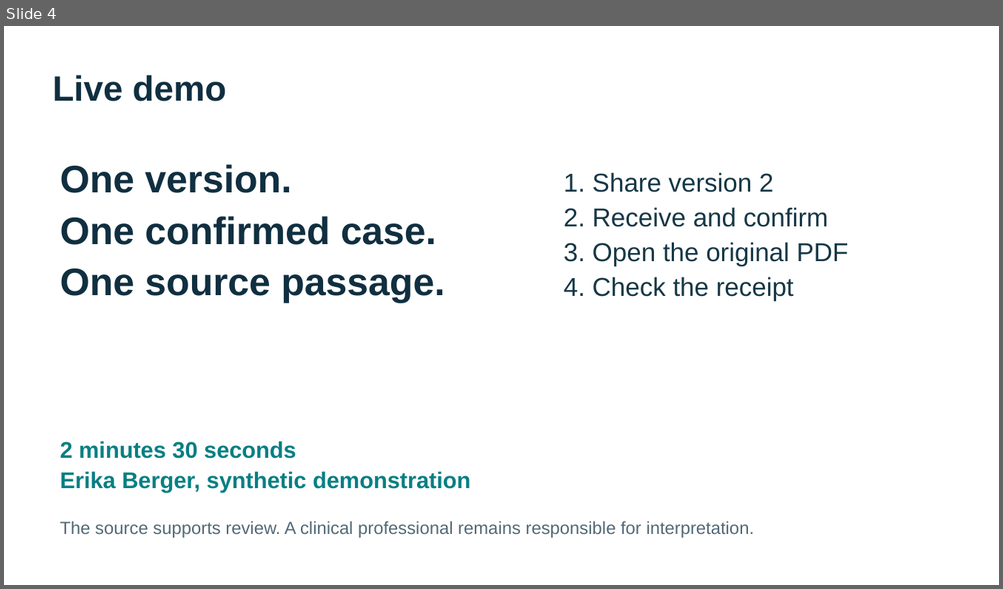
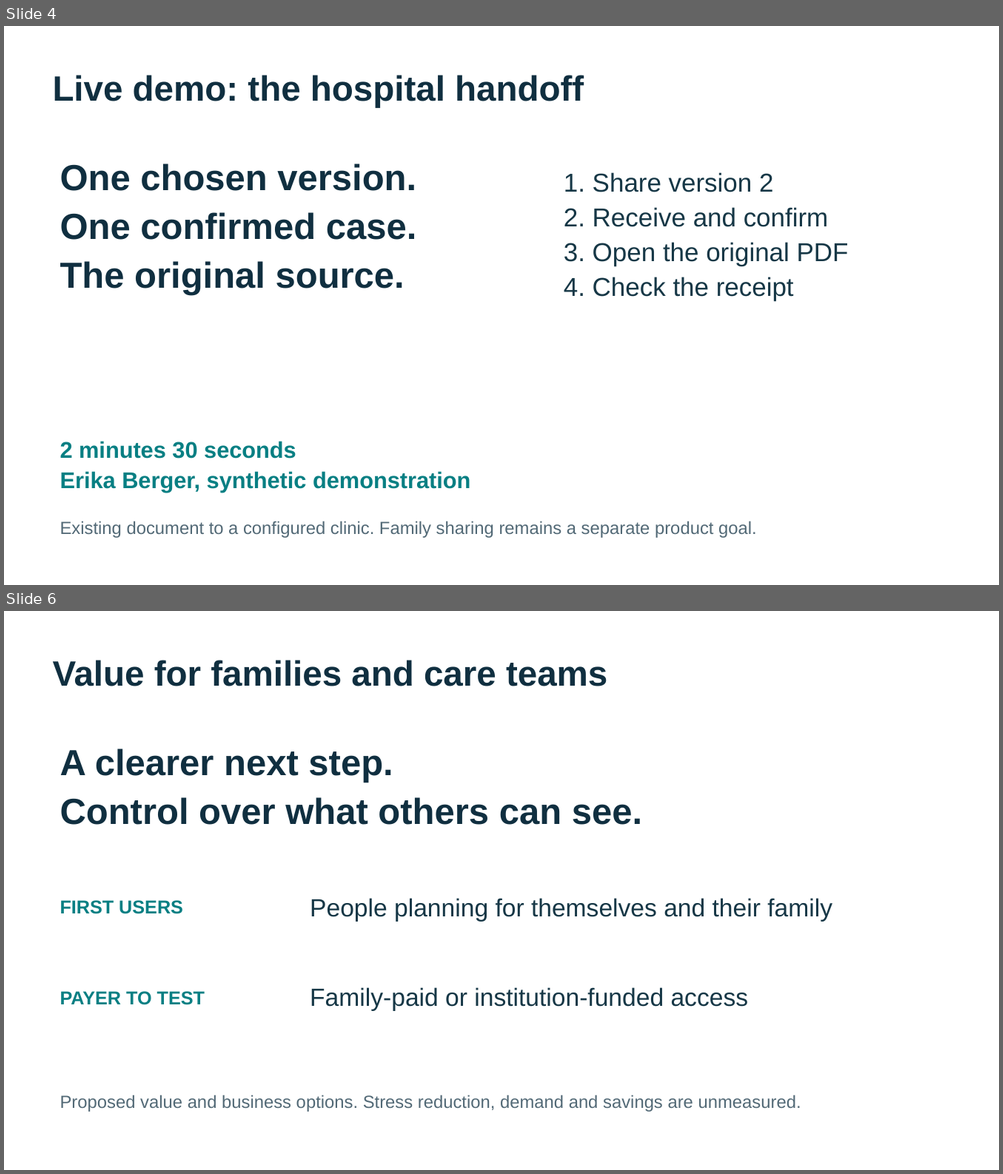
Before and after one commit to DucAnh0075/leuphana_hackathon, a slide deck: docs/pitch/Vorsorge-pitch.pptx. Shown one above the other, each under a label of ours: slide 4 before the commit, slides 4 and 6 after it; the slides between them are not shown. The pictures are 1003x589 and 1003x1174 pixels, drawn with LibreOffice and Linux fonts; fonts in the diff are those of the drawing. Boxes give left, top, right and bottom in pixels: in the first picture for what was removed or moved away, otherwise in the second. Text is boxed around its words. In the diff, an @@ line names an element or a change of style, - is before the commit and + after.

```diff
--- a/docs/pitch/Vorsorge-pitch.pptx
+++ b/docs/pitch/Vorsorge-pitch.pptx
@@ slide 6 added at <box>4,611,999,1170</box>, background #FFFFFF @@
@@ text added at <box>53,660,607,686</box>, 34 pt, text #102F40, bold @@
+Value for families and care teams
@@ text added at <box>60,749,642,825</box>, 35 pt, text #102F40, bold @@
+A clearer next step.
+Control over what others can see.
@@ text added at <box>310,898,832,922</box>, 24 pt, text #163746 @@
+People planning for themselves and their family
@@ text added at <box>60,900,183,914</box>, 18 pt, text #087F83, bold @@
+FIRST USERS
@@ text added at <box>310,988,748,1011</box>, 24 pt, text #163746 @@
+Family-paid or institution-funded access
@@ text added at <box>60,991,205,1005</box>, 18 pt, text #087F83, bold @@
+PAYER TO TEST
@@ text added at <box>60,1095,801,1112</box>, 17 pt, text #526976 @@
+Proposed value and business options. Stress reduction, demand and savings are unmeasured.
@@ slide 4 changed as well @@
@@ text at <box>53,75,583,108</box>: text changed @@
-Live demo
+Live demo: the hospital handoff
@@ text at <box>60,164,416,191</box>: text changed; size 37 to 35 pt @@
-One version.
+One chosen version.
@@ text at <box>60,212,417,240</box>: size 37 to 35 pt in "One confirmed case." @@
@@ text at <box>60,261,404,295</box>: text changed; size 37 to 35 pt @@
-One source passage.
+The original source.
@@ text at <box>60,521,757,538</box>: text changed @@
-The source supports review. A clinical professional remains responsible for interpretation.
+Existing document to a configured clinic. Family sharing remains a separate product goal.
```
Also in this commit, not shown: 7 other slides changed, 2 other slides added, 3 slides removed, 5 other files.
